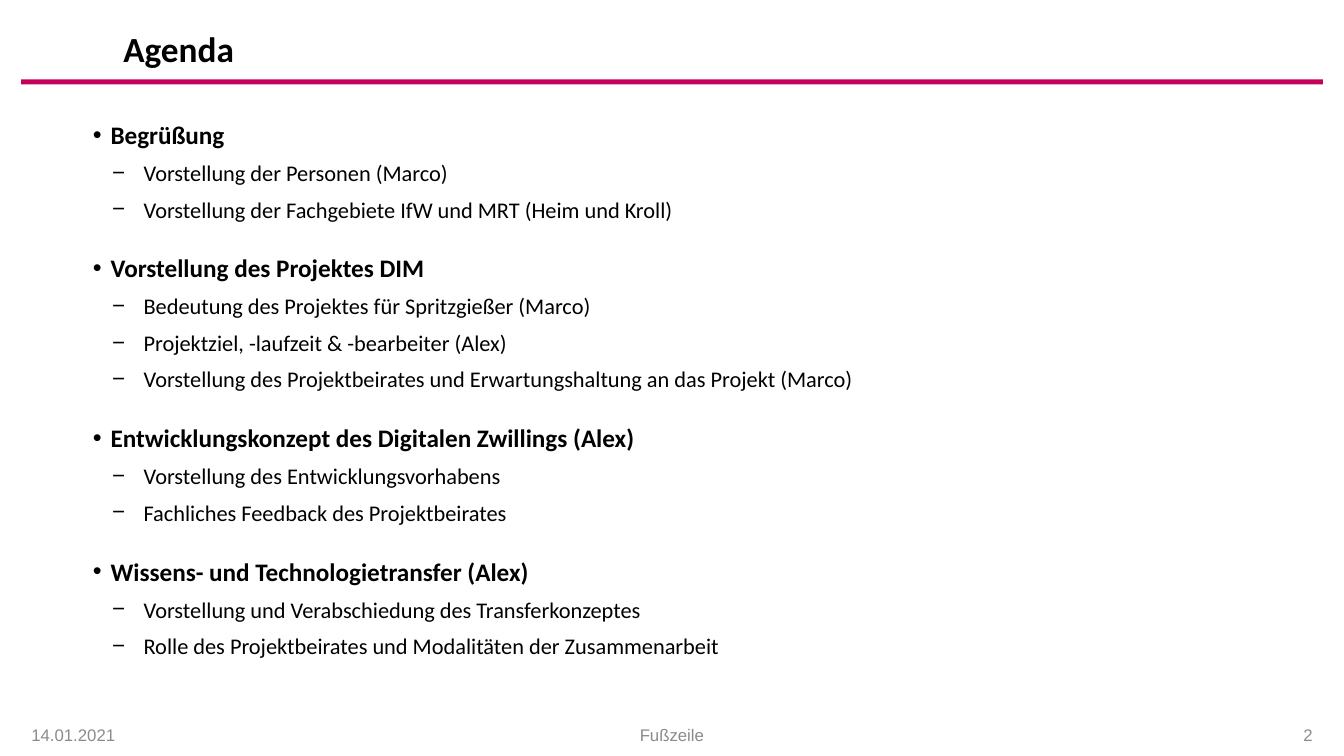
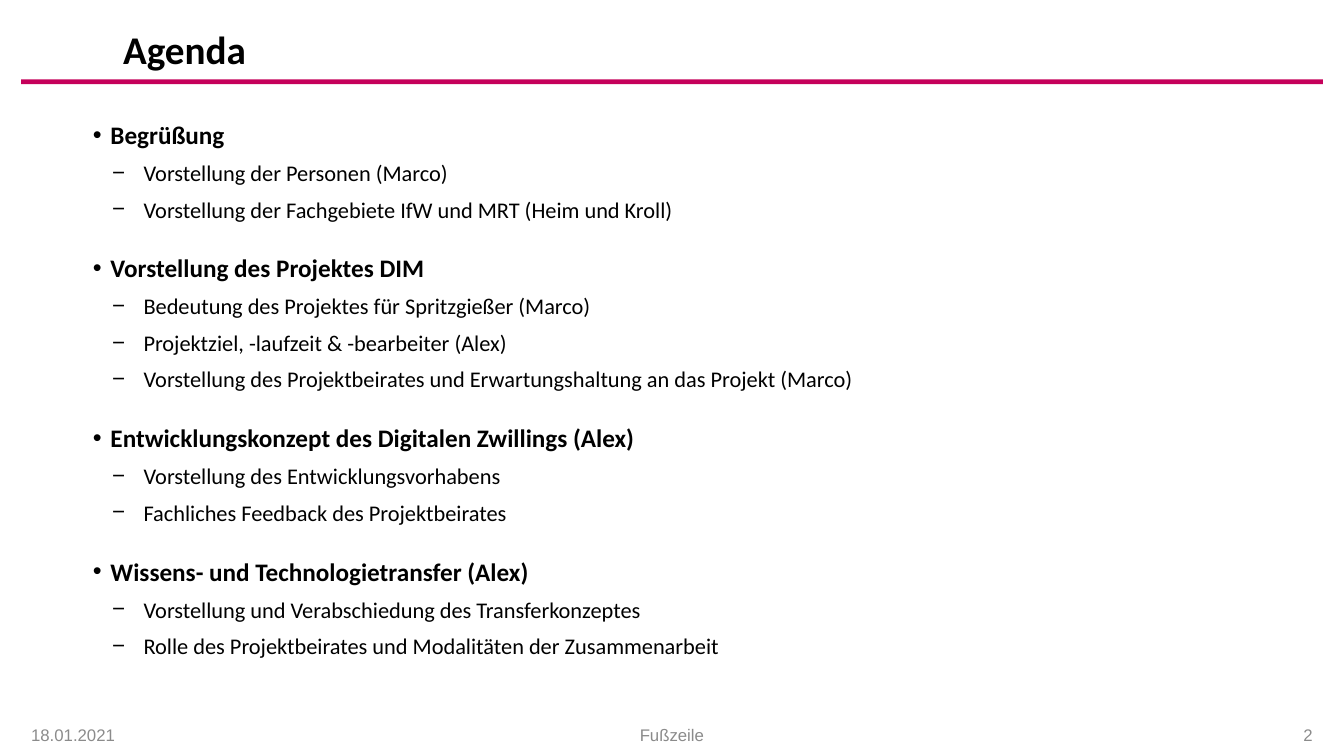
Before and after one commit to arehmer/DigitalTwinInjectionMoulding, a slide deck: slide 2 of Präsentationen/Kick-Off_Agenda.pptx. Drawn at 1344x756 pixels with LibreOffice and Linux fonts; fonts in the diff are those of the drawing; background and template pictures are left out. Boxes give left, top, right and bottom in pixels: in the first picture for what was removed or moved away, otherwise in the second. Text is boxed around its words. In the diff, an @@ line names an element or a change of style, - is before the commit and + after.

Commit message:
Agenda angepasst

```diff
--- a/Präsentationen/Kick-Off_Agenda.pptx
+++ b/Präsentationen/Kick-Off_Agenda.pptx
@@ text "Agenda" at <box>123,36,246,71</box>: size 25.2 to 28 pt @@
@@ text "Begrüßung" at <box>110,126,852,658</box>: indent changed @@
@@ text at <box>31,729,115,741</box>: text changed; text colour #8C8C8C to #8B8B8B @@
-14.01.2021
+18.01.2021
```
Also in this commit, not shown: 23 other slides changed, 1 slide added, 1 slide removed, 1 other file.
